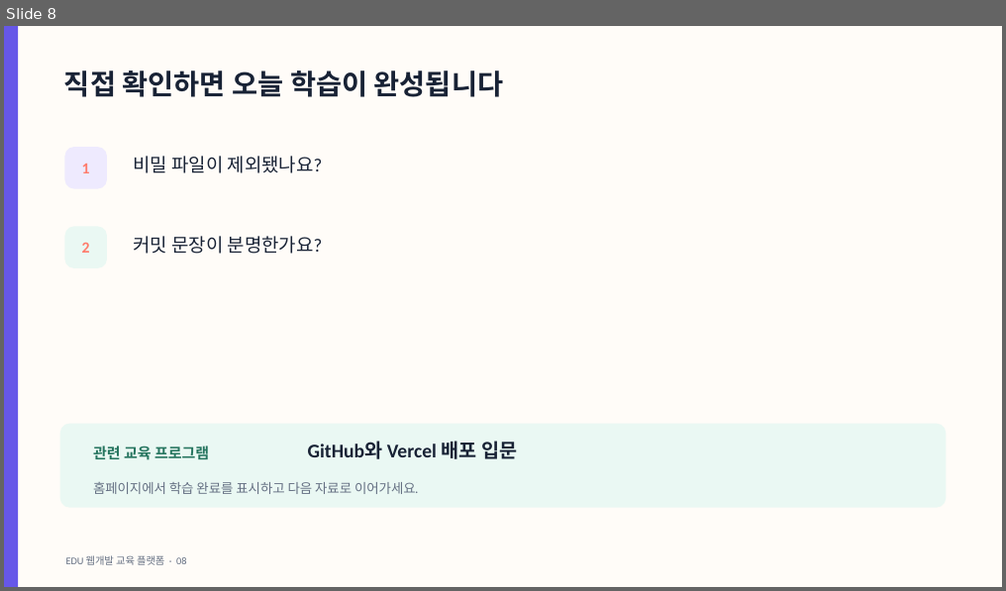
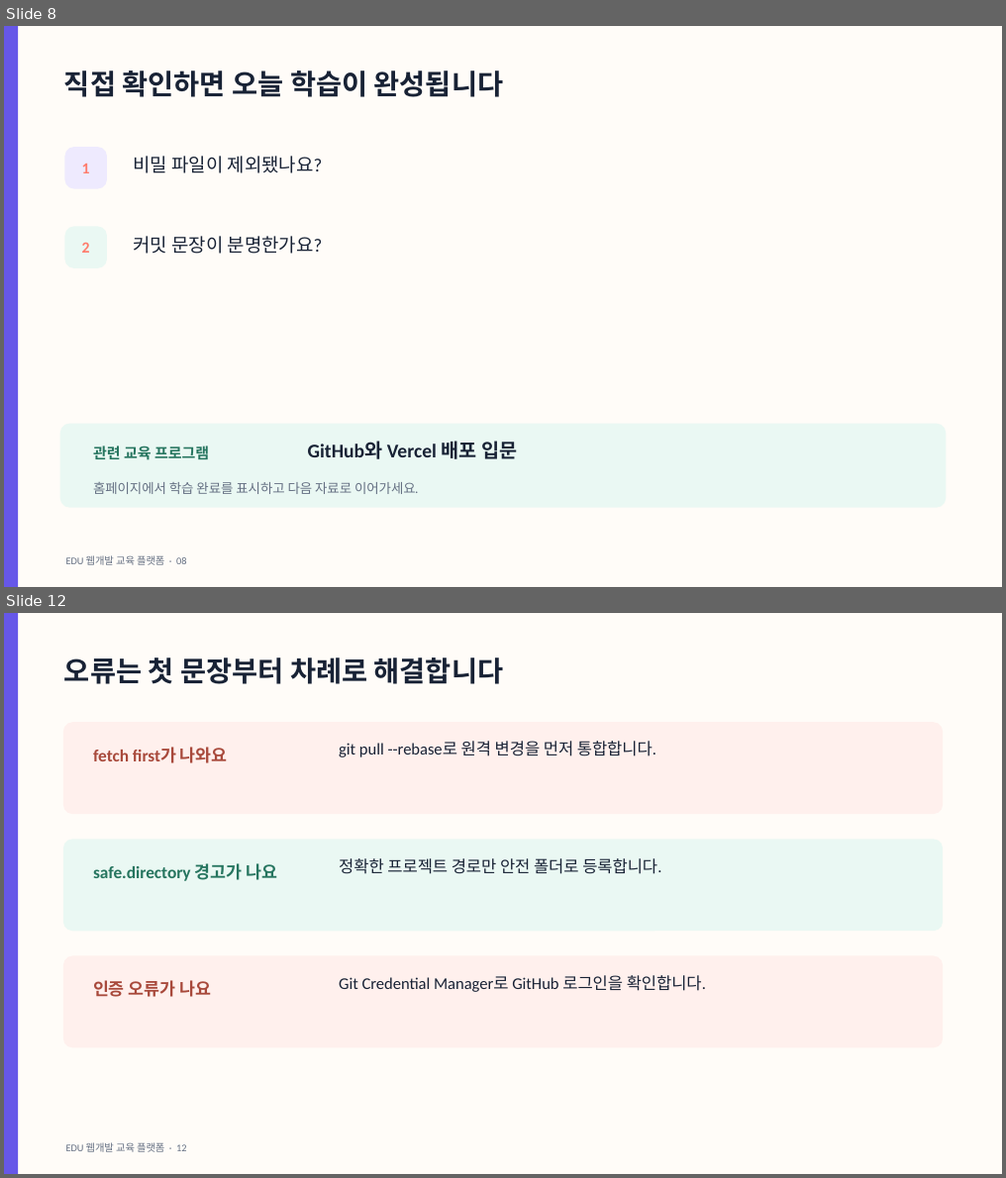
Before and after one commit to cursaman/edu, a slide deck: public/materials/deployment/github-first-push.pptx. Shown one above the other, each under a label of ours: slide 8 before the commit, slides 8 and 12 after it; the slides between them are not shown. The pictures are 1006x591 and 1006x1178 pixels, drawn with LibreOffice and Linux fonts; fonts in the diff are those of the drawing. Boxes give left, top, right and bottom in pixels: in the first picture for what was removed or moved away, otherwise in the second. Text is boxed around its words. In the diff, an @@ line names an element or a change of style, - is before the commit and + after.

Commit message:
대표 교육자료 6개 심화 콘텐츠 보강

```diff
--- a/public/materials/deployment/github-first-push.pptx
+++ b/public/materials/deployment/github-first-push.pptx
@@ slide 12 added at (4,613,1002,1174), background #FFFCF8 @@
@@ rectangle added at (4,613,18,1174), fill #6657E8 @@
@@ text added at (64,658,503,684), 27 pt, text #182235, bold @@
+오류는 첫 문장부터 차례로 해결합니다
@@ rounded rectangle added at (63,722,943,814), fill #FFF0ED @@
@@ text added at (93,747,228,763), 16.5 pt, text #A8493B, bold @@
+fetch first가 나와요
@@ text added at (339,741,656,758), 15.8 pt, text #182235 @@
+git pull --rebase로 원격 변경을 먼저 통합합니다.
@@ rounded rectangle added at (63,839,943,931), fill #EAF8F3 @@
@@ text added at (93,863,277,881), 16.5 pt, text #26755F, bold @@
+safe.directory 경고가 나요
@@ text added at (339,859,661,874), 15.8 pt, text #182235 @@
+정확한 프로젝트 경로만 안전 폴더로 등록합니다.
@@ rounded rectangle added at (63,956,943,1048), fill #FFF0ED @@
@@ text added at (93,980,211,997), 16.5 pt, text #A8493B, bold @@
+인증 오류가 나요
@@ text added at (339,975,706,992), 15.8 pt, text #182235 @@
+Git Credential Manager로 GitHub 로그인을 확인합니다.
@@ text added at (66,1143,186,1153), 9.8 pt, text #657083 @@
+EDU 웹개발 교육 플랫폼 · 12
```
Also in this commit, not shown: 6 other slides added, 17 other files.
